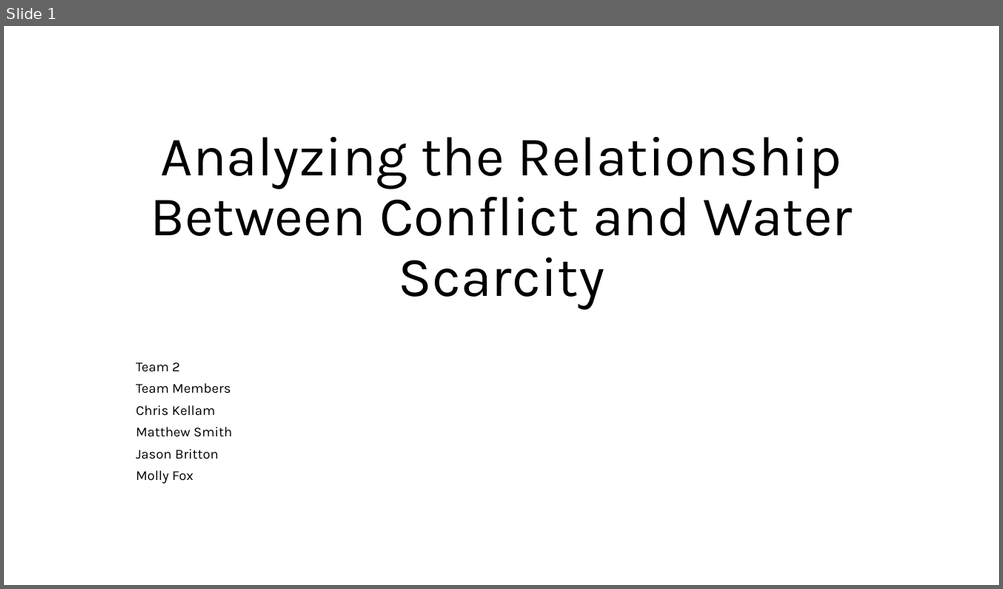
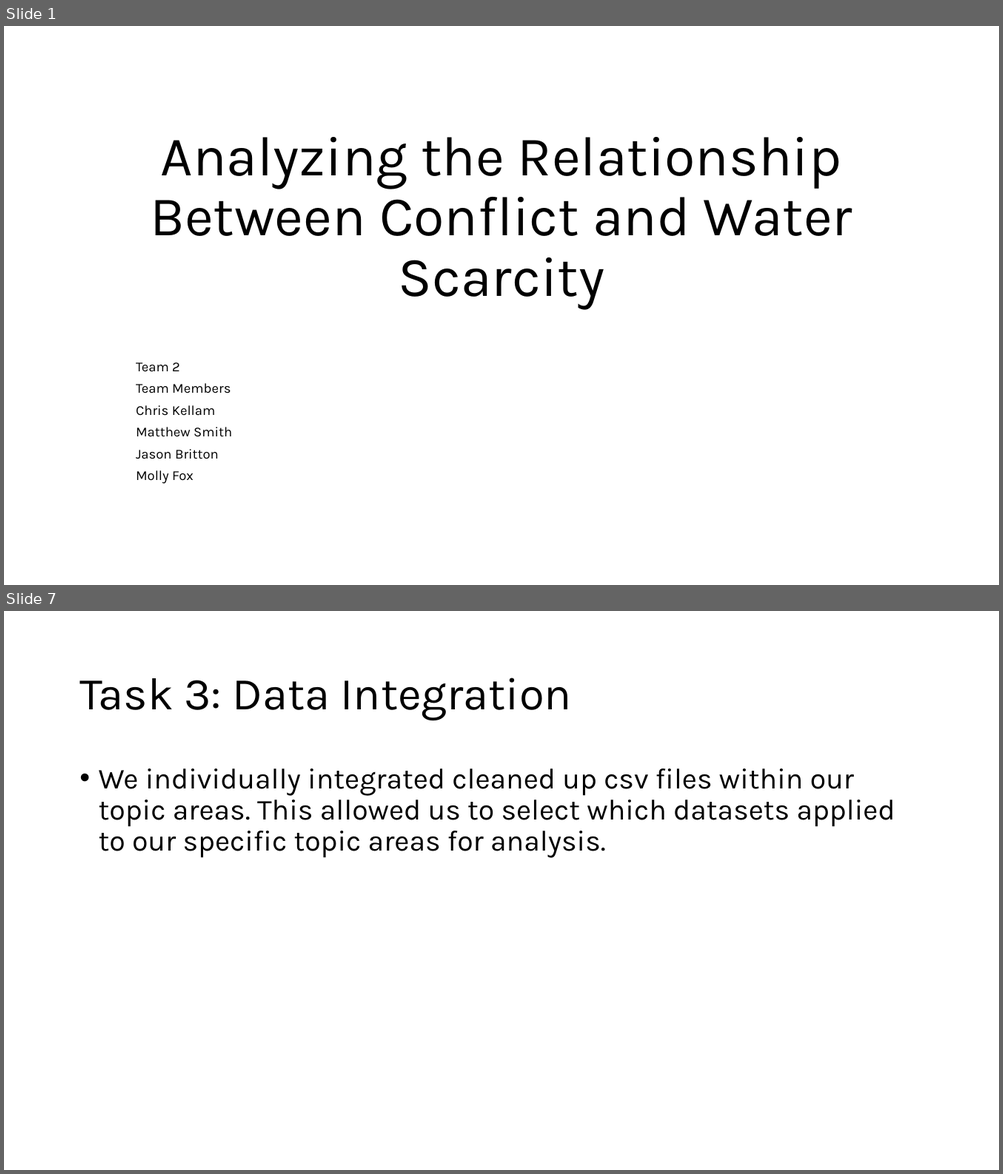
Before and after one commit to msmith150/Water-Conflict-Analysis, a slide deck: Project 1 Slides - Smith.pptx. Shown one above the other, each under a label of ours: slide 1 before the commit, slides 1 and 7 after it; the slides between them are not shown. The pictures are 1003x589 and 1003x1174 pixels, drawn with LibreOffice and Linux fonts; fonts in the diff are those of the drawing. Boxes give left, top, right and bottom in pixels: in the first picture for what was removed or moved away, otherwise in the second. Text is boxed around its words. In the diff, an @@ line names an element or a change of style, - is before the commit and + after.

```diff
--- a/Project 1 Slides - Smith.pptx
+++ b/Project 1 Slides - Smith.pptx
@@ slide 7 added at (4, 611, 999, 1170), background #FFFFFF @@
@@ title added at (79, 678, 572, 721), 44 pt, text #000000 @@
+Task 3: Data Integration
@@ text added at (99, 769, 895, 858), 28 pt, text #000000 @@
+• We individually integrated cleaned up csv files within our topic areas. This allowed us to select which datasets applied to our specific topic areas for analysis.
```
Also in this commit, not shown: 5 other slides added.
